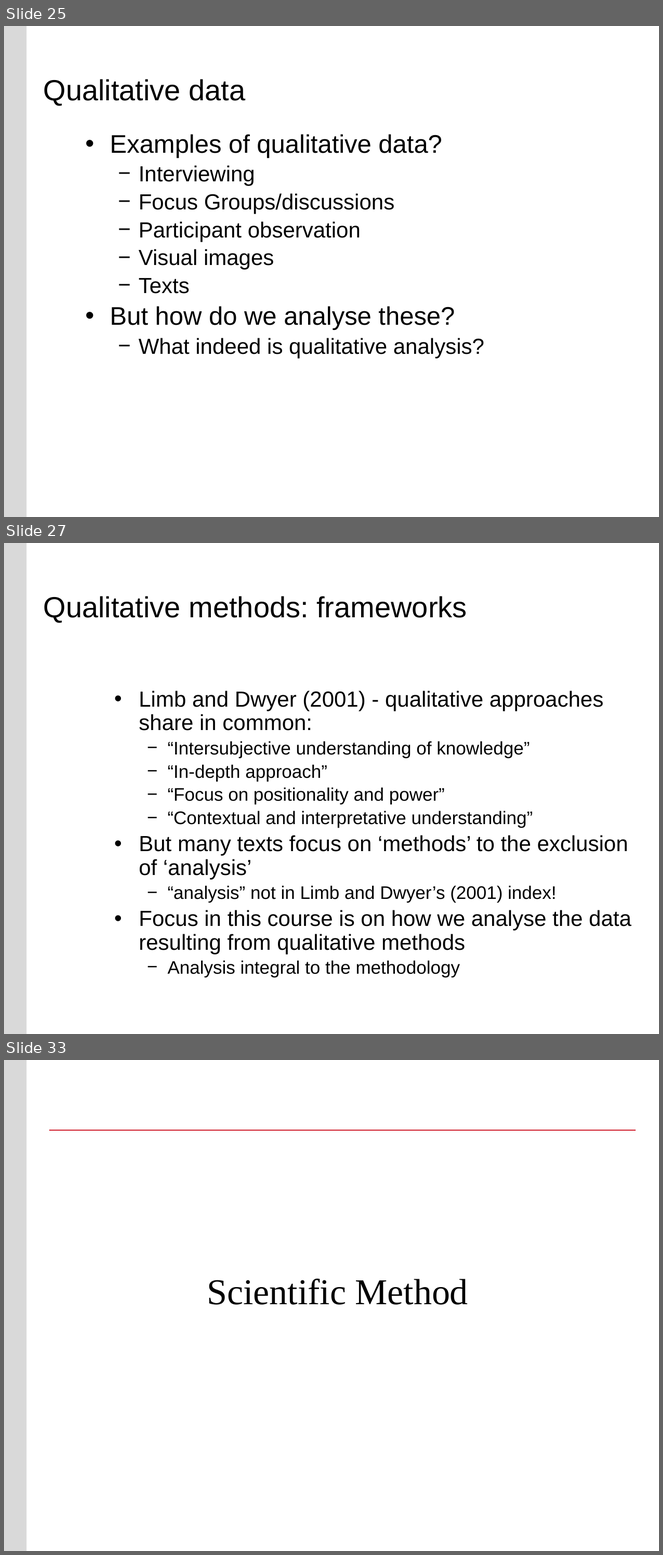
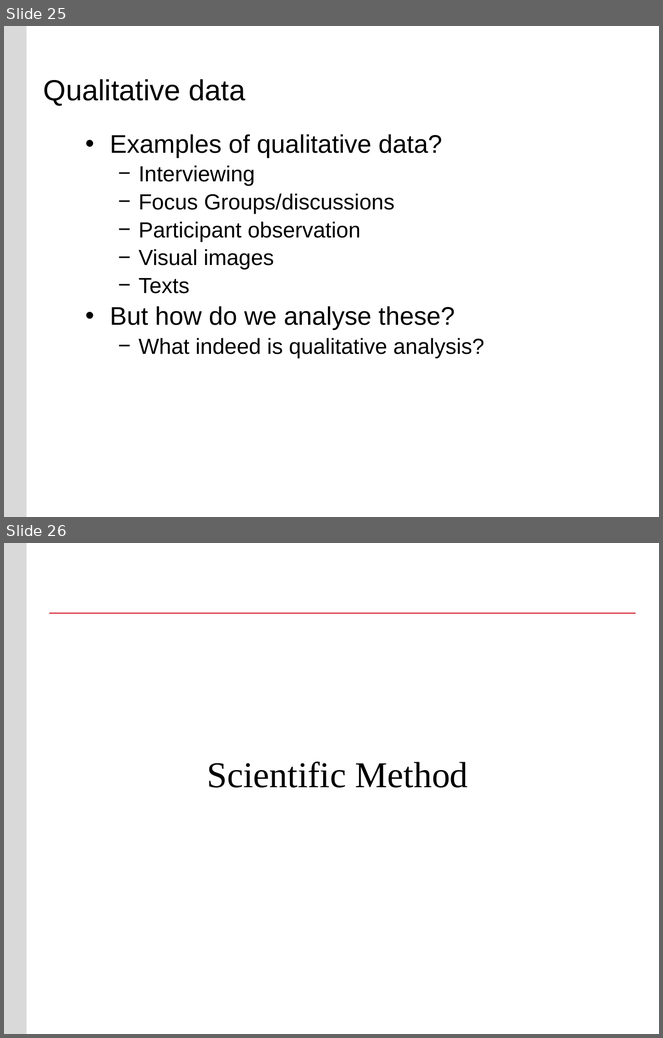
Before and after one commit to buyuhuang/csda1000_FT, a slide deck: day5/1. Lecture/day5_research_design.pptx. Shown one above the other, each under a label of ours: slides 25, 27 and 33 before the commit, slides 25 and 26 after it; the slides between them are not shown. The pictures are 663x1555 and 663x1038 pixels, drawn with LibreOffice and Linux fonts; fonts in the diff are those of the drawing; background and template pictures are left out. Boxes give left, top, right and bottom in pixels: in the first picture for what was removed or moved away, otherwise in the second. Text is boxed around its words. In the diff, an @@ line names an element or a change of style, - is before the commit and + after.

```diff
--- a/day5/1. Lecture/day5_research_design.pptx
+++ b/day5/1. Lecture/day5_research_design.pptx
@@ slide 27 removed at <box>4,543,659,1034</box>, background #FFFFFF; not listed: 1 template element that a slide beside it also shows @@
@@ title removed at <box>44,596,467,623</box> @@
-Qualitative methods: frameworks
@@ text removed at <box>139,691,632,954</box> @@
-• Limb and Dwyer (2001) - qualitative approaches share in common:
-  − “Intersubjective understanding of knowledge”
-  − “In-depth approach”
-  − “Focus on positionality and power”
-  − “Contextual and interpretative understanding”
-• But many texts focus on ‘methods’ to the exclusion of ‘analysis’
-  − “analysis” not in Limb and Dwyer’s (2001) index!
-• Focus in this course is on how we analyse the data resulting from qualitative methods
-  − Analysis integral to the methodology
@@ what was slide 33 is now slide 26 @@
```
Also in this commit, not shown: 3 slides changed, 12 other slides removed, 52 other files.
